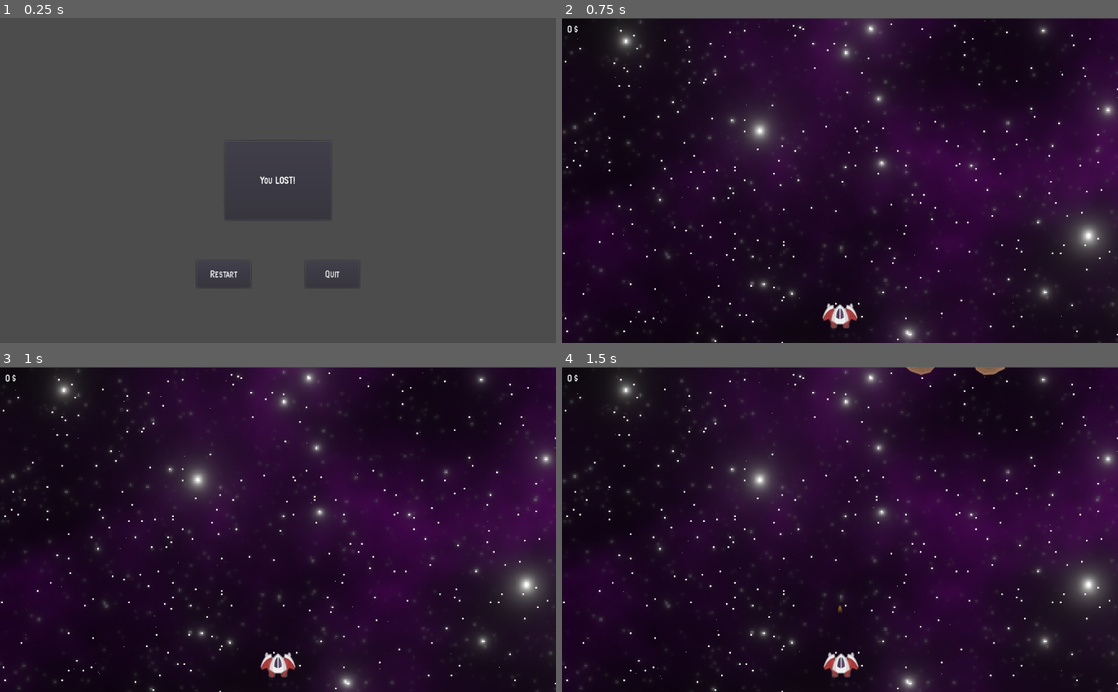
Above: before the commit, frames 1-4 (two rows, left to right).
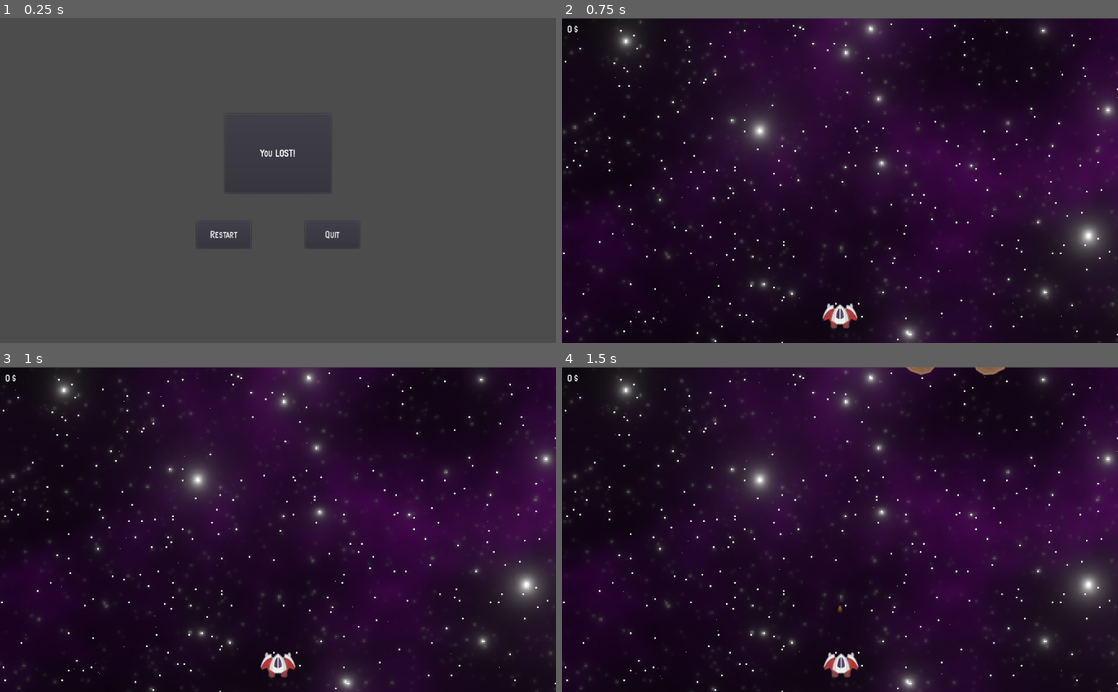
Above: after the commit, the same moments.

Repository: Kessinen/HCSSpace-Origins
Game: Godot game, scene res://GUI/stageLost.tscn
Two runs of this game, one before a commit and one after it. Both use one fixed random seed, a clock stepped at 60 frames per second and the inputs below. This scene is started directly instead of the project's main scene.
Inputs:
- Up to frame 1 (0.25 s): no input
- Up to frame 2 (0.75 s): click "Restart" at 0.5 s
- Up to frame 3 (1 s): no input
- Up to frame 4 (1.5 s): hold D (move_right) from 1.28 s (still down); hold Space (shoot) from 1.28 s (still down)

The runs differ from the first frame. In frame 1, 0.4% of the frame differs, in the area x 37-62%, y 40-81%; in frame 2, nothing differs; in frame 3, nothing differs; in frame 4, nothing differs.

Commit message:
FIX Center stage lost screen

Diff:
--- a/src/GUI/stageLost.tscn
+++ b/src/GUI/stageLost.tscn
@@ -18,20 +18,34 @@
 "_edit_use_anchors_": false
 }
 
-[node name="MarginContainer" type="MarginContainer" parent="CenterContainer"]
-margin_left = 412.0
-margin_top = 225.0
-margin_right = 612.0
-margin_bottom = 375.0
+[node name="VBoxContainer" type="VBoxContainer" parent="CenterContainer"]
+margin_left = 362.0
+margin_top = 175.0
+margin_right = 662.0
+margin_bottom = 425.0
+custom_constants/separation = 50
+__meta__ = {
+"_edit_use_anchors_": false
+}
+
+[node name="MarginContainer" type="MarginContainer" parent="CenterContainer/VBoxContainer"]
+margin_left = 50.0
+margin_right = 250.0
+margin_bottom = 150.0
 rect_min_size = Vector2( 200, 150 )
+size_flags_horizontal = 6
+size_flags_vertical = 6
+__meta__ = {
+"_edit_use_anchors_": false
+}
 
-[node name="PanelContainer" type="PanelContainer" parent="CenterContainer/MarginContainer"]
+[node name="PanelContainer" type="PanelContainer" parent="CenterContainer/VBoxContainer/MarginContainer"]
 margin_right = 200.0
 margin_bottom = 150.0
 size_flags_horizontal = 3
 size_flags_vertical = 3
 
-[node name="Label" type="Label" parent="CenterContainer/MarginContainer/PanelContainer"]
+[node name="Label" type="Label" parent="CenterContainer/VBoxContainer/MarginContainer/PanelContainer"]
 margin_left = 7.0
 margin_top = 64.0
 margin_right = 193.0
@@ -41,38 +55,35 @@
 align = 1
 valign = 1
 
-[node name="HBoxContainer" type="HBoxContainer" parent="."]
-anchor_top = 0.586
-anchor_right = 1.0
-anchor_bottom = 1.0
-margin_top = -3.54385
-margin_bottom = -0.943848
+[node name="HBoxContainer" type="HBoxContainer" parent="CenterContainer/VBoxContainer"]
+margin_top = 200.0
+margin_right = 300.0
+margin_bottom = 250.0
+size_flags_horizontal = 4
+size_flags_vertical = 2
 custom_constants/separation = 100
 __meta__ = {
 "_edit_use_anchors_": false
 }
 
-[node name="btnRestart" type="Button" parent="HBoxContainer"]
-margin_left = 362.0
-margin_top = 100.0
-margin_right = 462.0
-margin_bottom = 150.0
+[node name="btnRestart" type="Button" parent="CenterContainer/VBoxContainer/HBoxContainer"]
+margin_right = 100.0
+margin_bottom = 50.0
 rect_min_size = Vector2( 100, 50 )
 size_flags_horizontal = 14
 size_flags_vertical = 4
 custom_fonts/font = ExtResource( 2 )
 text = "Restart"
 
-[node name="btnQuit" type="Button" parent="HBoxContainer"]
-margin_left = 562.0
-margin_top = 100.0
-margin_right = 662.0
-margin_bottom = 150.0
+[node name="btnQuit" type="Button" parent="CenterContainer/VBoxContainer/HBoxContainer"]
+margin_left = 200.0
+margin_right = 300.0
+margin_bottom = 50.0
 rect_min_size = Vector2( 100, 50 )
 size_flags_horizontal = 2
 size_flags_vertical = 4
 custom_fonts/font = ExtResource( 2 )
 text = "Quit"
 
-[connection signal="pressed" from="HBoxContainer/btnRestart" to="." method="_on_btnRestart_pressed"]
-[connection signal="pressed" from="HBoxContainer/btnQuit" to="." method="_on_btnQuit_pressed"]
+[connection signal="pressed" from="CenterContainer/VBoxContainer/HBoxContainer/btnRestart" to="." method="_on_btnRestart_pressed"]
+[connection signal="pressed" from="CenterContainer/VBoxContainer/HBoxContainer/btnQuit" to="." method="_on_btnQuit_pressed"]
--- a/src/Levels/Lvl1/Level1.gd
+++ b/src/Levels/Lvl1/Level1.gd
@@ -1,7 +1,6 @@
 extends "res://Levels/levels.gd"
 
-onready var plstageLost = preload("res://GUI/stageLost.tscn")
-onready var hudStageLost = plstageLost.instance()
+
 
 func _ready():
 	$EnemySpawner.spawnEnemy("Asteroid",20, Vector2(0,1000))
--- a/src/Levels/levels.gd
+++ b/src/Levels/levels.gd
@@ -1,6 +1,8 @@
 extends StaticBody2D
 
 onready var playerStats = get_node("/root/playerStats").playerData
+onready var plstageLost = preload("res://GUI/stageLost.tscn")
+onready var hudStageLost = plstageLost.instance()
 
 func levelComplete(level : int):
 	get_tree().change_scene("res://Menus/LevelSelect.tscn")
